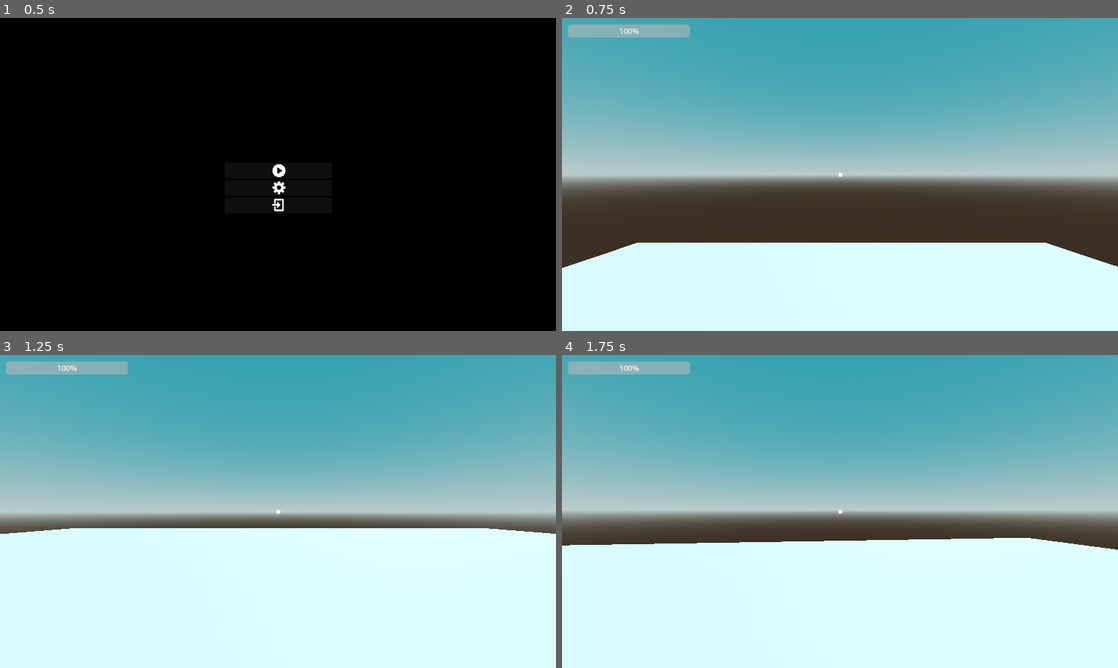
Above: before the commit, frames 1-4 (two rows, left to right).
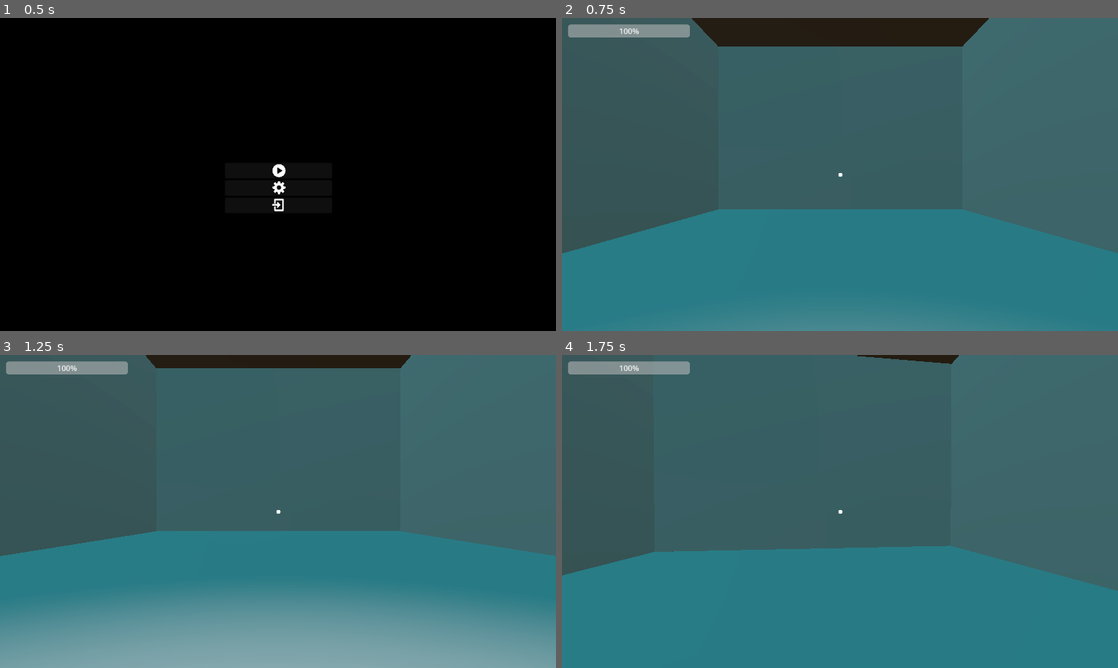
Above: after the commit, the same moments.

Repository: BingleyPro/time-drift
Game: Godot game, scene res://scenes/mainMenu.tscn
The game is run twice, just before and just after one commit, with the same random seed, the same clock (stepped at 60 frames per second) and the same inputs.
Inputs (mouse positions are in pixels of both pictures, inside the frame that each line leads up to):
- Up to frame 1 (0.5 s): no input
- Up to frame 2 (0.75 s): click (840, 171) at 0.5 s
- Up to frame 3 (1.25 s): no input
- Up to frame 4 (1.75 s): tap Enter at 1.25 s; move the mouse to (867, 511) at 1.27 s; hold W (up) from 1.28 s (still down); tap C (crouch) at 1.35 s; tap Space (jump) at 1.52 s

Frame 1 is identical in both runs. In frame 2, 100% of the frame differs, in the area x 0-100%, y 0-100%; in frame 3, 100%; in frame 4, 100%.

Commit message:
new level 1

Diff:
--- a/levels/level_1.tscn
+++ b/levels/level_1.tscn
@@ -1,7 +1,8 @@
-[gd_scene load_steps=8 format=3 uid="uid://b2i7ad6vadc21"]
+[gd_scene load_steps=9 format=3 uid="uid://b2i7ad6vadc21"]
 
 [ext_resource type="PackedScene" uid="uid://bq864afmgrexa" path="res://scenes/HUD.tscn" id="1_1o0q2"]
 [ext_resource type="PackedScene" uid="uid://brpt71jl5cg2q" path="res://scenes/player.tscn" id="1_awnm3"]
+[ext_resource type="Script" path="res://scripts/timeline_manager.gd" id="3_6lso0"]
 
 [sub_resource type="ProceduralSkyMaterial" id="ProceduralSkyMaterial_jkji4"]
 sky_top_color = Color(0.178285, 0.497917, 0.549767, 1)
@@ -21,7 +22,7 @@
 
 [sub_resource type="BoxMesh" id="BoxMesh_e5qeh"]
 
-[node name="level1" type="Node3D"]
+[node name="Level 1" type="Node3D"]
 
 [node name="WorldEnvironment" type="WorldEnvironment" parent="."]
 environment = SubResource("Environment_qpa8f")
@@ -31,16 +32,127 @@
 light_energy = 1.15
 shadow_enabled = true
 
-[node name="Player" parent="." instance=ExtResource("1_awnm3")]
+[node name="Player" parent="." node_paths=PackedStringArray("timeline_manager") instance=ExtResource("1_awnm3")]
+timeline_manager = NodePath("../TimelineManager")
 
-[node name="floor" type="StaticBody3D" parent="."]
-transform = Transform3D(12, 0, 0, 0, 12, 0, 0, 0, 12, 0.0320969, -7.6473, 0.000197411)
+[node name="HUD" parent="." instance=ExtResource("1_1o0q2")]
 
-[node name="CollisionShape3D" type="CollisionShape3D" parent="floor"]
+[node name="Past Layer" type="Node3D" parent="."]
+
+[node name="Floor" type="StaticBody3D" parent="Past Layer"]
+transform = Transform3D(8, 0, 0, 0, 1, 0, 0, 0, 20, 0, -1, 5)
+
+[node name="CollisionShape3D" type="CollisionShape3D" parent="Past Layer/Floor"]
 shape = SubResource("BoxShape3D_bn63v")
 
-[node name="MeshInstance3D" type="MeshInstance3D" parent="floor"]
+[node name="MeshInstance3D" type="MeshInstance3D" parent="Past Layer/Floor"]
 mesh = SubResource("BoxMesh_e5qeh")
 skeleton = NodePath("../CollisionShape3D")
 
-[node name="HUD" parent="." instance=ExtResource("1_1o0q2")]
+[node name="Floor2" type="StaticBody3D" parent="Past Layer"]
+transform = Transform3D(8, 0, 0, 0, 1, 0, 0, 0, 20, 0, 4, 4)
+
+[node name="CollisionShape3D" type="CollisionShape3D" parent="Past Layer/Floor2"]
+shape = SubResource("BoxShape3D_bn63v")
+
+[node name="MeshInstance3D" type="MeshInstance3D" parent="Past Layer/Floor2"]
+mesh = SubResource("BoxMesh_e5qeh")
+skeleton = NodePath("../CollisionShape3D")
+
+[node name="Wall" type="StaticBody3D" parent="Past Layer"]
+transform = Transform3D(1, 0, 0, 0, 5, 0, 0, 0, 12, 3.5, 2, 0)
+
+[node name="CollisionShape3D" type="CollisionShape3D" parent="Past Layer/Wall"]
+shape = SubResource("BoxShape3D_bn63v")
+
+[node name="MeshInstance3D" type="MeshInstance3D" parent="Past Layer/Wall"]
+mesh = SubResource("BoxMesh_e5qeh")
+skeleton = NodePath("../CollisionShape3D")
+
+[node name="Wall2" type="StaticBody3D" parent="Past Layer"]
+transform = Transform3D(1, 0, 0, 0, 5, 0, 0, 0, 12, -3.5, 2, 0)
+
+[node name="CollisionShape3D" type="CollisionShape3D" parent="Past Layer/Wall2"]
+shape = SubResource("BoxShape3D_bn63v")
+
+[node name="MeshInstance3D" type="MeshInstance3D" parent="Past Layer/Wall2"]
+mesh = SubResource("BoxMesh_e5qeh")
+skeleton = NodePath("../CollisionShape3D")
+
+[node name="Wall3" type="StaticBody3D" parent="Past Layer"]
+transform = Transform3D(-4.37114e-08, 0, 6, 0, 5, 0, -1, 0, -2.62268e-07, 0, 2, -5.5)
+
+[node name="CollisionShape3D" type="CollisionShape3D" parent="Past Layer/Wall3"]
+shape = SubResource("BoxShape3D_bn63v")
+
+[node name="MeshInstance3D" type="MeshInstance3D" parent="Past Layer/Wall3"]
+mesh = SubResource("BoxMesh_e5qeh")
+skeleton = NodePath("../CollisionShape3D")
+
+[node name="Wall4" type="StaticBody3D" parent="Past Layer"]
+transform = Transform3D(-4.37114e-08, 0, 6, 0, 5, 0, -1, 0, -2.62268e-07, 0, 2, 5.5)
+
+[node name="CollisionShape3D" type="CollisionShape3D" parent="Past Layer/Wall4"]
+shape = SubResource("BoxShape3D_bn63v")
+
+[node name="MeshInstance3D" type="MeshInstance3D" parent="Past Layer/Wall4"]
+mesh = SubResource("BoxMesh_e5qeh")
+skeleton = NodePath("../CollisionShape3D")
+
+[node name="Present Layer" type="Node3D" parent="."]
+transform = Transform3D(1, 0, 0, 0, 1, 0, 0, 0, 1, 2.50951, 0, 0)
+
+[node name="Floor2" type="StaticBody3D" parent="Present Layer"]
+transform = Transform3D(8, 0, 0, 0, 1, 0, 0, 0, 15, -2.50951, -1, 1)
+collision_layer = 2
+
+[node name="CollisionShape3D" type="CollisionShape3D" parent="Present Layer/Floor2"]
+shape = SubResource("BoxShape3D_bn63v")
+
+[node name="MeshInstance3D" type="MeshInstance3D" parent="Present Layer/Floor2"]
+mesh = SubResource("BoxMesh_e5qeh")
+skeleton = NodePath("../CollisionShape3D")
+
+[node name="Wall5" type="StaticBody3D" parent="Present Layer"]
+transform = Transform3D(1, 0, 0, 0, 5, 0, 0, 0, 12, 0.990493, 2, 0)
+collision_layer = 2
+
+[node name="CollisionShape3D" type="CollisionShape3D" parent="Present Layer/Wall5"]
+shape = SubResource("BoxShape3D_bn63v")
+
+[node name="MeshInstance3D" type="MeshInstance3D" parent="Present Layer/Wall5"]
+mesh = SubResource("BoxMesh_e5qeh")
+skeleton = NodePath("../CollisionShape3D")
+
+[node name="Wall6" type="StaticBody3D" parent="Present Layer"]
+transform = Transform3D(1, 0, 0, 0, 5, 0, 0, 0, 12, -6.00951, 2, 0)
+collision_layer = 2
+
+[node name="CollisionShape3D" type="CollisionShape3D" parent="Present Layer/Wall6"]
+shape = SubResource("BoxShape3D_bn63v")
+
+[node name="MeshInstance3D" type="MeshInstance3D" parent="Present Layer/Wall6"]
+mesh = SubResource("BoxMesh_e5qeh")
+skeleton = NodePath("../CollisionShape3D")
+
+[node name="Wall7" type="StaticBody3D" parent="Present Layer"]
+transform = Transform3D(-4.37114e-08, 0, 6, 0, 5, 0, -1, 0, -2.62268e-07, -2.50951, 2, -5.5)
+collision_layer = 2
+
+[node name="CollisionShape3D" type="CollisionShape3D" parent="Present Layer/Wall7"]
+shape = SubResource("BoxShape3D_bn63v")
+
+[node name="MeshInstance3D" type="MeshInstance3D" parent="Present Layer/Wall7"]
+mesh = SubResource("BoxMesh_e5qeh")
+skeleton = NodePath("../CollisionShape3D")
+
+[node name="TimelineManager" type="Node" parent="." node_paths=PackedStringArray("past_layer", "present_layer", "timeline_layers", "player")]
+script = ExtResource("3_6lso0")
+past_layer = NodePath("../Past Layer")
+present_layer = NodePath("../Present Layer")
+timeline_layers = [NodePath("../Past Layer"), NodePath("../Present Layer")]
+player = NodePath("../Player")
+
+[node name="SpotLight3D" type="SpotLight3D" parent="."]
+transform = Transform3D(1, 0, 0, 0, 0.309017, 0.951056, 0, -0.951056, 0.309017, 0, 3, 2)
+light_energy = 16.0
